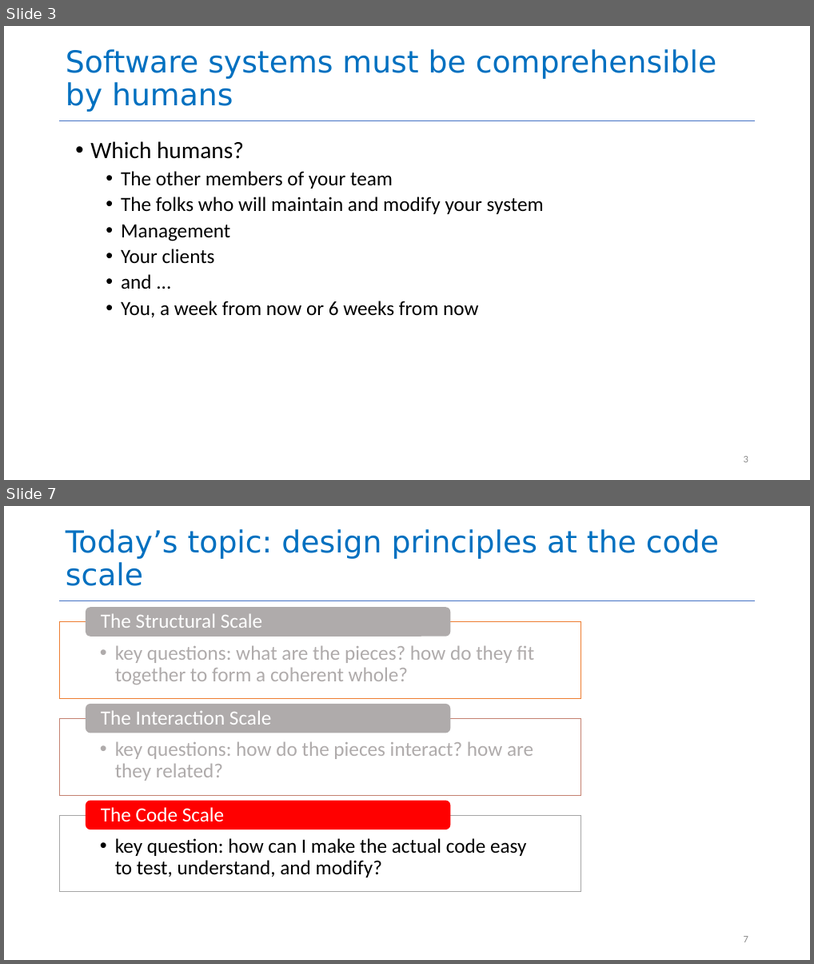
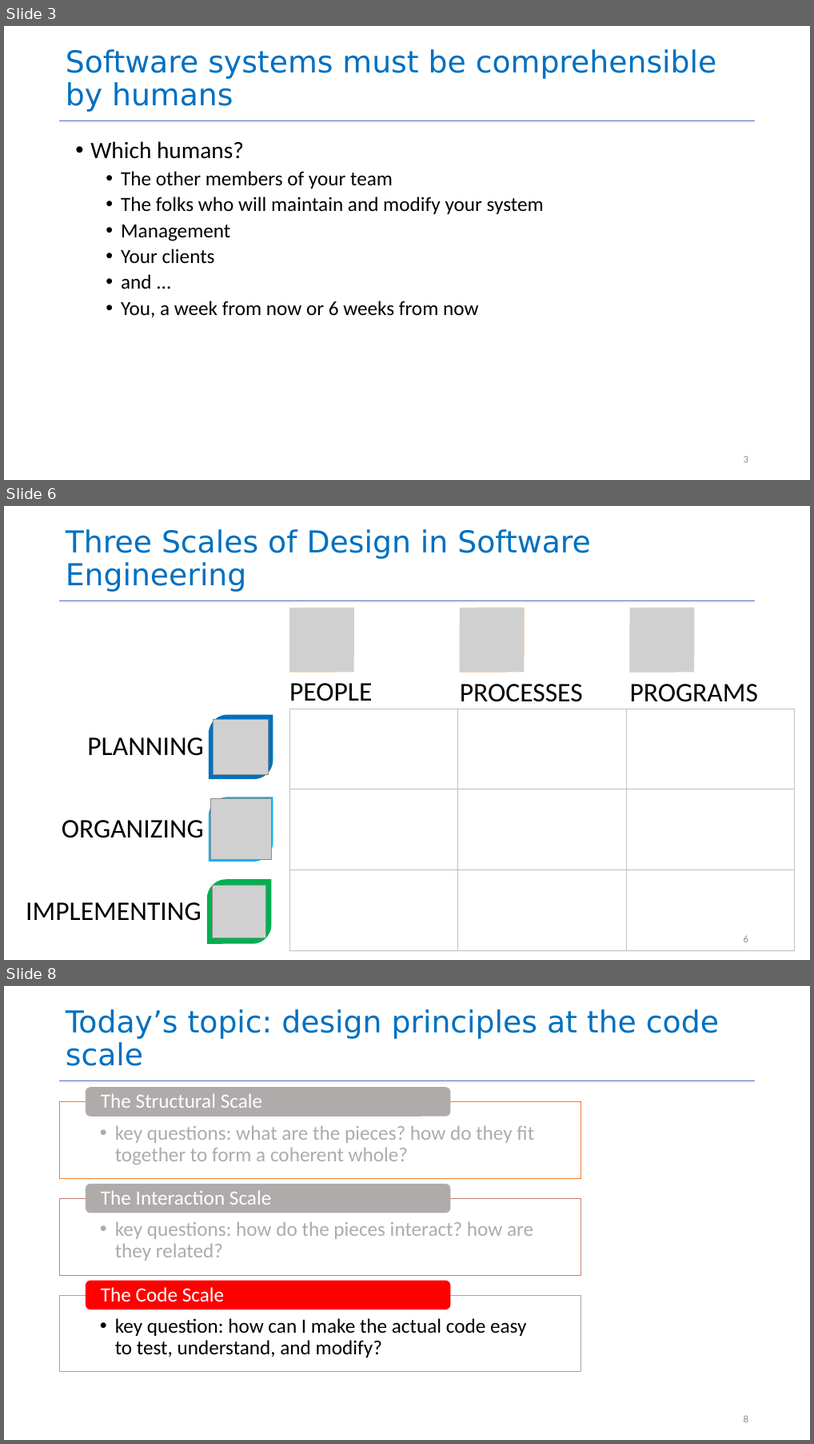
Before and after one commit to neu-se/CS4530-Spring-2026, a slide deck: Slides/Module 08 Code Level Design.pptx. Shown one above the other, each under a label of ours: slides 3 and 7 before the commit, slides 3, 6 and 8 after it; the slides between them are not shown. The pictures are 814x964 and 814x1444 pixels, drawn with LibreOffice and Linux fonts; fonts in the diff are those of the drawing; grey boxes stand for pictures. Boxes give left, top, right and bottom in pixels: in the first picture for what was removed or moved away, otherwise in the second. Text is boxed around its words. In the diff, an @@ line names an element or a change of style, - is before the commit and + after.

```diff
--- a/Slides/Module 08 Code Level Design.pptx
+++ b/Slides/Module 08 Code Level Design.pptx
@@ slide 6 added at <box>4,506,810,960</box>, background #FFFFFF; not listed: 1 template element that a slide beside it also shows @@
@@ title added at <box>66,529,591,592</box>, 36 pt, text #0070C0 @@
+Three Scales of Design in Software Engineering
@@ round diag rect added at <box>290,608,354,672</box>, fill #FFC000 @@
@@ picture added at <box>290,608,354,672</box> @@
@@ round diag rect added at <box>460,608,525,672</box>, fill #ED7D31 @@
@@ picture added at <box>460,608,525,672</box> @@
@@ round diag rect added at <box>630,608,695,672</box>, fill #A5A5A5 @@
@@ picture added at <box>630,608,695,672</box> @@
@@ free added at <box>290,668,439,716</box>, 32 pt, text #000000 @@
+PEOPLE
@@ free added at <box>460,669,610,717</box>, 32 pt, text #000000 @@
+PROCESSES
@@ free added at <box>630,669,780,717</box>, 32 pt, text #000000 @@
+PROGRAMS
@@ round diag rect added at <box>209,715,274,780</box>, fill #0070C0 @@
@@ picture added at <box>214,719,269,775</box> @@
@@ table added at <box>290,708,794,951</box>, 3 rows, 3 columns @@
+ |  | 
+ |  | 
+ |  | 
@@ free added at <box>4,723,204,770</box>, 32 pt, text #000000 @@
+PLANNING
@@ free added at <box>4,805,204,853</box>, 32 pt, text #000000 @@
+ORGANIZING
@@ round diag rect added at <box>209,797,274,862</box>, fill #00B0F0 @@
@@ picture added at <box>211,799,271,860</box> @@
@@ free added at <box>4,888,202,936</box>, 32 pt, text #000000 @@
+IMPLEMENTING
@@ round diag rect added at <box>207,880,272,944</box>, fill #00B050 @@
@@ picture added at <box>213,884,266,938</box> @@
@@ page number added at <box>744,935,749,942</box>, 12 pt, text #8C8C8C @@
+6
@@ what was slide 7 is now slide 8 @@
@@ page number at <box>744,1415,749,1422</box>: text changed @@
-7
+8
```
Also in this commit, not shown: 3 slides changed, 2 other files.
